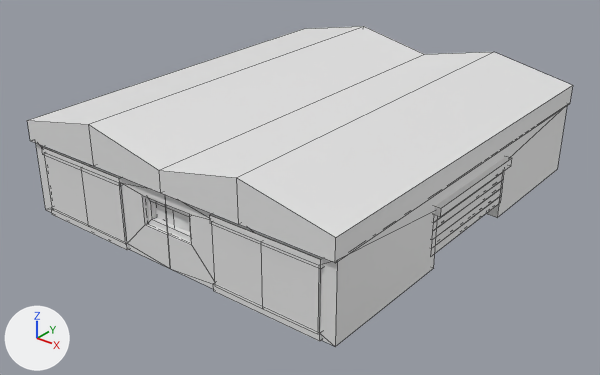
Renders of the FBX model Assets/3D/Mesh/Batiments/Joliette/Bat_Joliette_4.2.fbx from each side of a commit.
Before and after are seen from a camera (50 mm lens) standing at (26.4, -33.9, 21.0) and looking at (0.1, -1.1, 0.7). The lights are fixed; the arrows at lower left show +X, +Y and +Z. Mesh edges are drawn as thin lines.

Objects in the first picture: 'Bat_Joliette_4.2'.
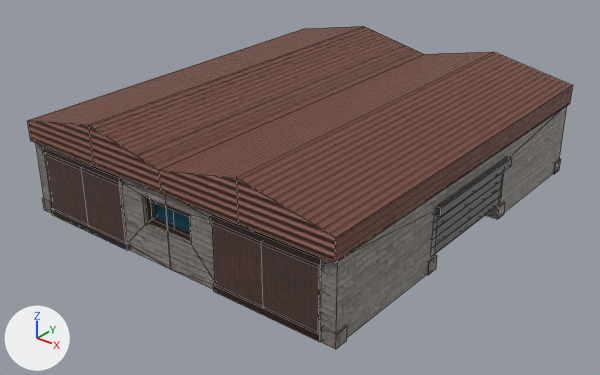
The newer file is also turned or shifted as a whole; pictures and numbers use the older file's frame.

What differs and where, as boxes (x1, y1, x2, y2) in the pictures (600 x 375 px):
'Bat_Joliette_4.2', surface changed, reshaped (white to brown): before (27, 26, 573, 347); after (27, 26, 573, 349)
part 1 of me_cube_026, added: after (42, 159, 561, 349)

Diff of the bpy script that builds the scene:
```diff
--- a/Assets/3D/Mesh/Batiments/Joliette/Bat_Joliette_4.2.fbx.py
+++ b/Assets/3D/Mesh/Batiments/Joliette/Bat_Joliette_4.2.fbx.py
@@ img_t_bat_joliette_4_2_metallicsmoothness_png @@
+img_t_bat_joliette_4_2_metallicsmoothness_png = load_image('T_Bat_Joliette_4.2_MetallicSmoothness.png', '../../../Texture/Batiments/Joliette/T_Bat_Joliette_4.2_MetallicSmoothness.png', 1024, 1024, 'Non-Color')
@@ img_t_bat_joliette_4_2_albedotransparency_png @@
+img_t_bat_joliette_4_2_albedotransparency_png = load_image('T_Bat_Joliette_4.2_AlbedoTransparency.png', '../../../Texture/Batiments/Joliette/T_Bat_Joliette_4.2_AlbedoTransparency.png', 1024, 1024, 'sRGB')
@@ img_t_bat_joliette_4_2_normal_png @@
+img_t_bat_joliette_4_2_normal_png = load_image('T_Bat_Joliette_4.2_Normal.png', '../../../Texture/Batiments/Joliette/T_Bat_Joliette_4.2_Normal.png', 1024, 1024, 'Non-Color')
@@ mat_bat_joliette_4_2 @@
 n0 = _N.new('ShaderNodeBsdfPrincipled'); n0.name = 'Principled BSDF'
 n1 = _N.new('ShaderNodeOutputMaterial'); n1.name = 'Material Output'
+n2 = _N.new('ShaderNodeTexImage'); n2.name = 'Image Texture'
+n2.image = img_t_bat_joliette_4_2_albedotransparency_png
+n3 = _N.new('ShaderNodeTexImage'); n3.name = 'Image Texture.001'
+n3.image = img_t_bat_joliette_4_2_metallicsmoothness_png
+n4 = _N.new('ShaderNodeTexImage'); n4.name = 'Image Texture.002'
+n4.image = img_t_bat_joliette_4_2_normal_png
+n5 = _N.new('ShaderNodeNormalMap'); n5.name = 'Normal Map'
 _L.new(n0.outputs[0], n1.inputs[0])  # 'BSDF' to 'Surface'
+_L.new(n2.outputs[0], n0.inputs[0])  # 'Color' to 'Base Color'
+_L.new(n3.outputs[0], n0.inputs[1])  # 'Color' to 'Metallic'
+_L.new(n4.outputs[0], n5.inputs[1])  # 'Color' to 'Color'
+_L.new(n5.outputs[0], n0.inputs[5])  # 'Normal' to 'Normal'
@@ me_cube_026 @@
 # used by ob_bat_joliette_4_2; location = (0.0, 0.0, 0.0)
-me_cube_026.from_pydata(...)  # 243 vertices, 184 faces; spans x -9.9..10.2, y -11.2..11.9, z 0.0..6.3
+me_cube_026.from_pydata(...)  # 291 vertices, 212 faces; spans x -9.9..10.2, y -11.2..11.9, z -0.1..6.3
+# me_cube_026 part 1
+# 24 vertices are added at x -9.9..10.0, y -11.0..11.8, z -0.1
+# 24 new vertices lie (0.0, 0.0, 0.8) away from vertices in x -9.9..10.0, y -11.0..11.8, z -0.1
+# 28 new faces join them
 me_cube_026.materials.append(mat_bat_joliette_4_2)
```
